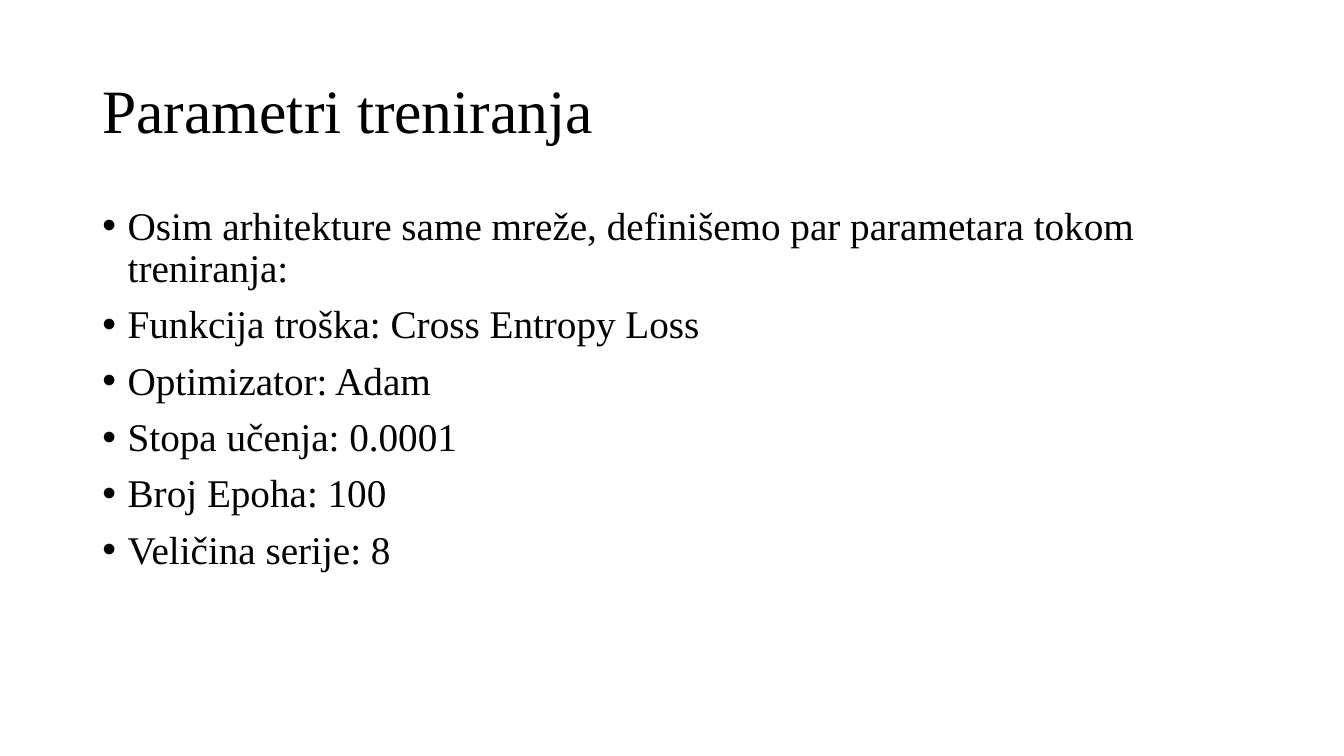
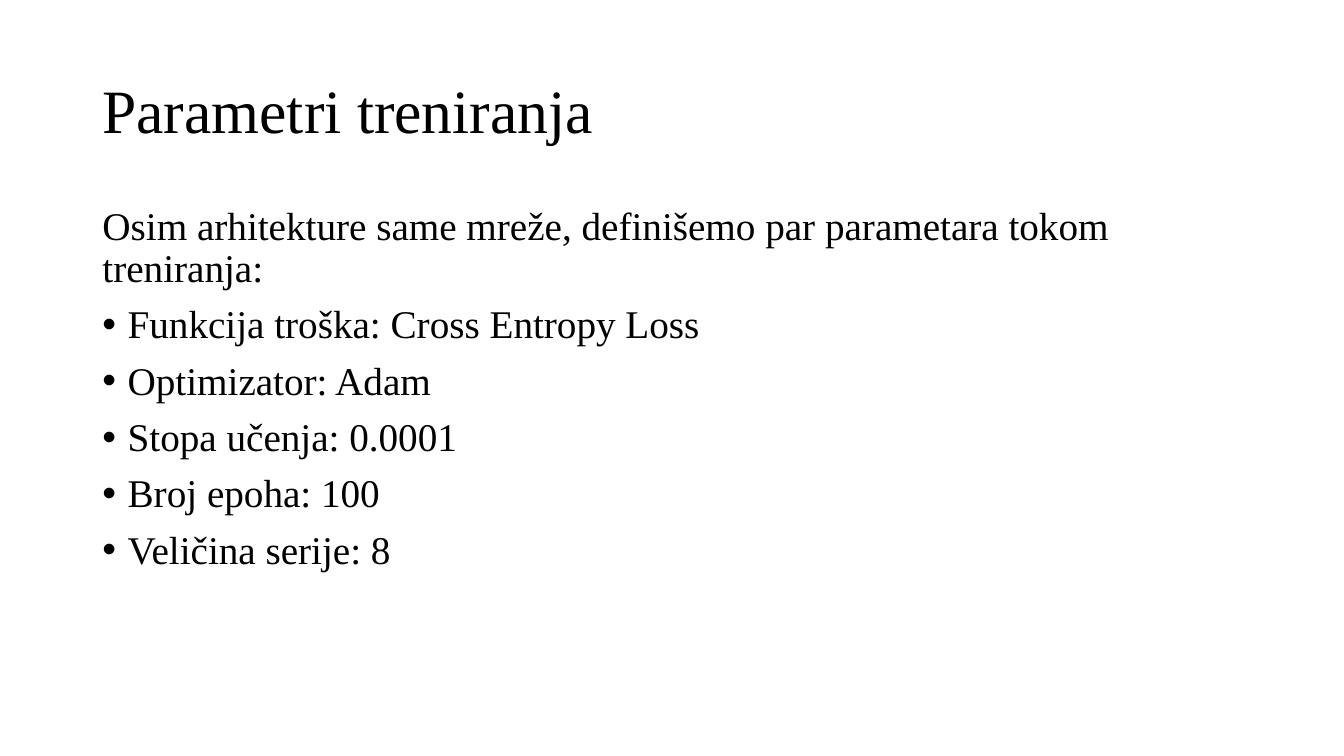
Before and after one commit to omarkurtovic/ml-dotnet-vs-python, a slide deck: slide 10 of Presentation/omar_kurtovic_diplomski_prezentacija.pptx. Drawn at 1344x756 pixels with LibreOffice and Linux fonts; fonts in the diff are those of the drawing. Boxes give left, top, right and bottom in pixels: in the first picture for what was removed or moved away, otherwise in the second. Text is boxed around its words. In the diff, an @@ line names an element or a change of style, - is before the commit and + after.

```diff
--- a/Presentation/omar_kurtovic_diplomski_prezentacija.pptx
+++ b/Presentation/omar_kurtovic_diplomski_prezentacija.pptx
@@ text at <box>102,212,1109,290</box>: bullet • to none @@
@@ text at <box>128,479,380,515</box>: text changed @@
-• Broj Epoha: 100
+• Broj epoha: 100
```
Also in this commit, not shown: 7 other slides changed, 7 slides added, 5 other files.
